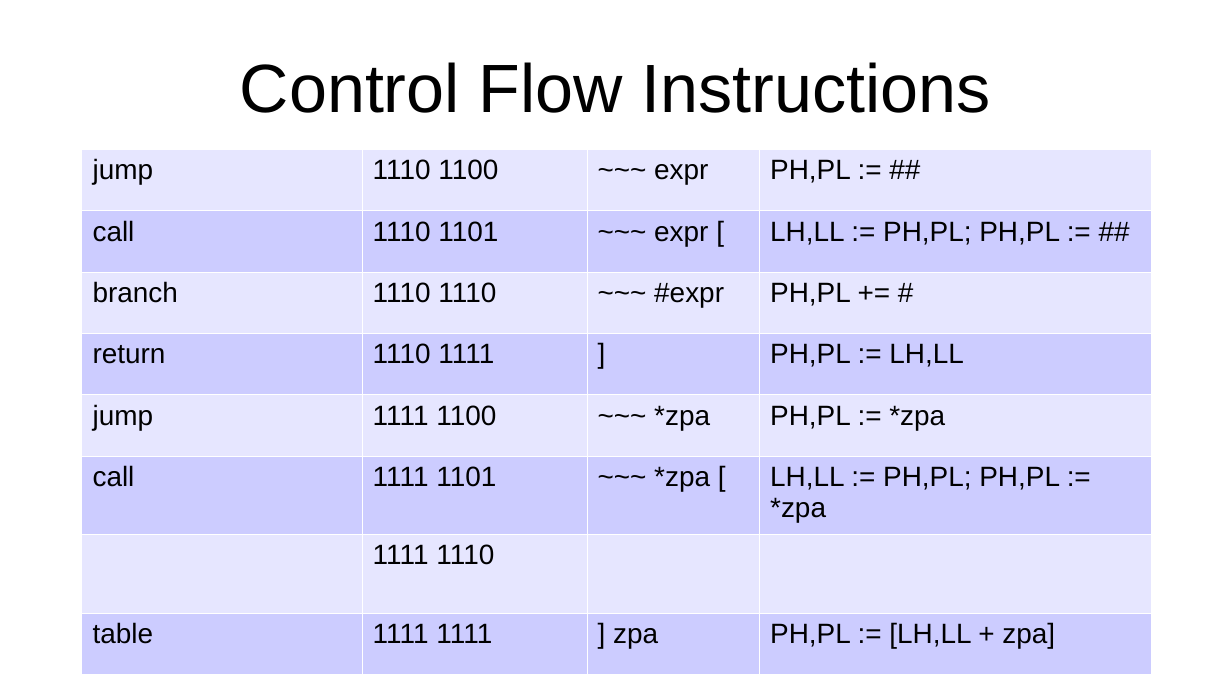
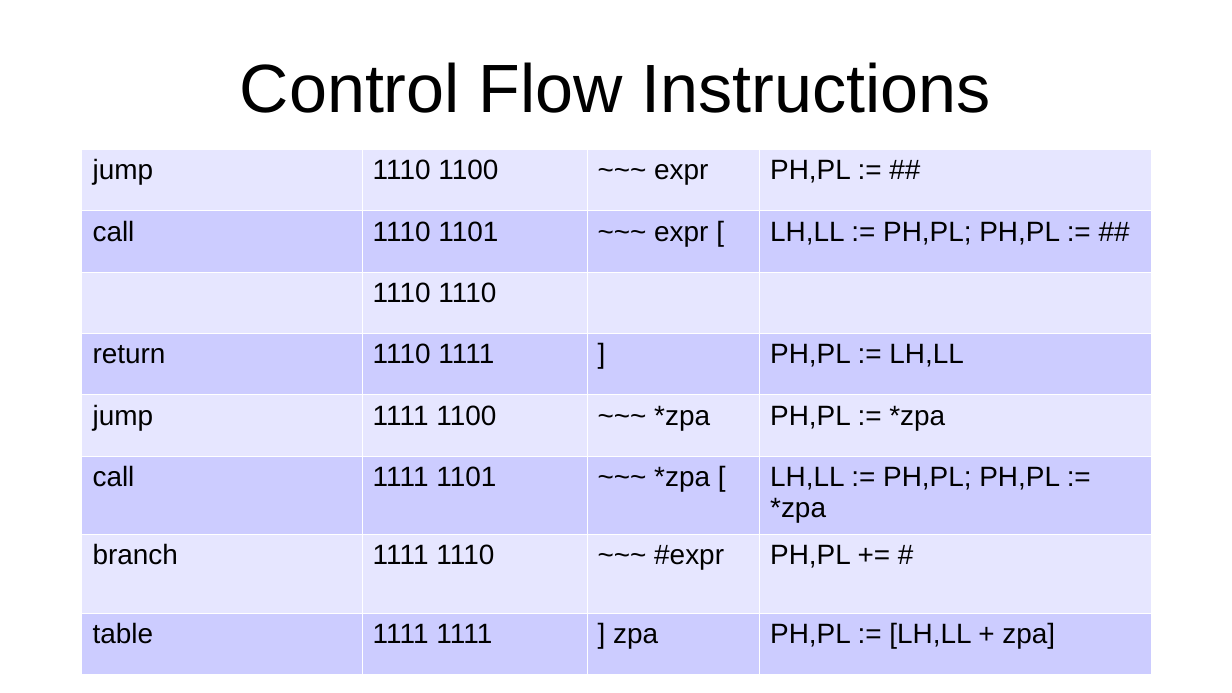
Before and after one commit to jeceljr/baby8, a slide deck: slide 10 of doc/baby8.odp. Drawn at 1232x693 pixels with LibreOffice and Linux fonts; fonts in the diff are those of the drawing. Boxes give left, top, right and bottom in pixels: in the first picture for what was removed or moved away, otherwise in the second. Text is boxed around its words. In the diff, an @@ line names an element or a change of style, - is before the commit and + after.

Commit message:
more control and decode

```diff
--- a/doc/baby8.odp
+++ b/doc/baby8.odp
@@ table at <box>82,149,1150,670</box> @@
-row 3: branch | 1110 1110 | ~~~ #expr | PH,PL += #
+row 3:  | 1110 1110 |  | 
-row 7:  | 1111 1110 |  | 
+row 7: branch | 1111 1110 | ~~~ #expr | PH,PL += #
```
Also in this commit, not shown: 2 other files.
